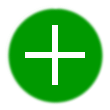
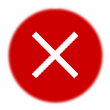
Layers edited between the first and the second 110×110 image:
showed "white x" over [32, 30, 78, 79]
hid "white plus" over [52, 25, 58, 85]
hid "white minus" over [25, 52, 85, 58]
hid "green disc" over [5, 6, 105, 105]
showed "red disc" over [5, 6, 105, 105]
